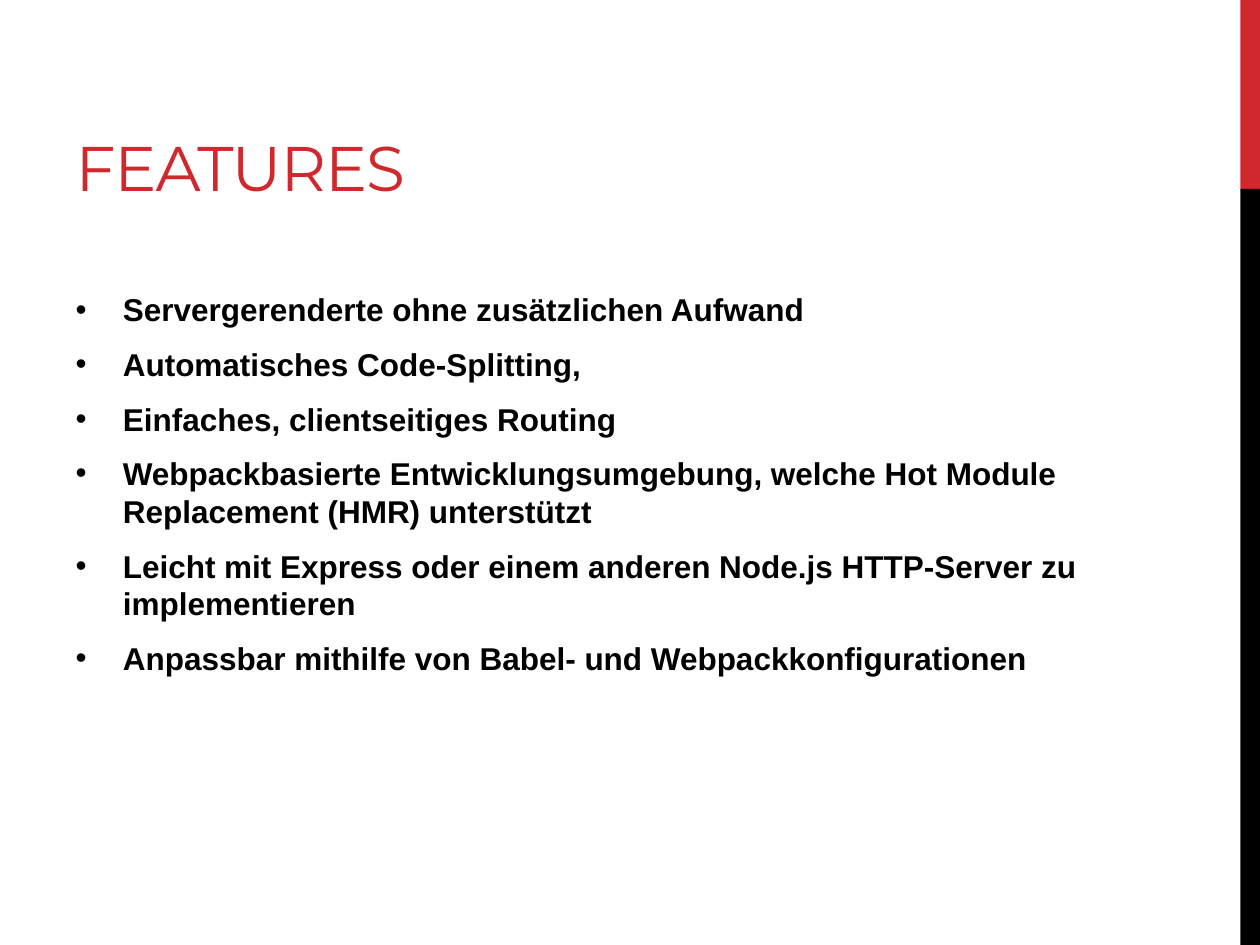
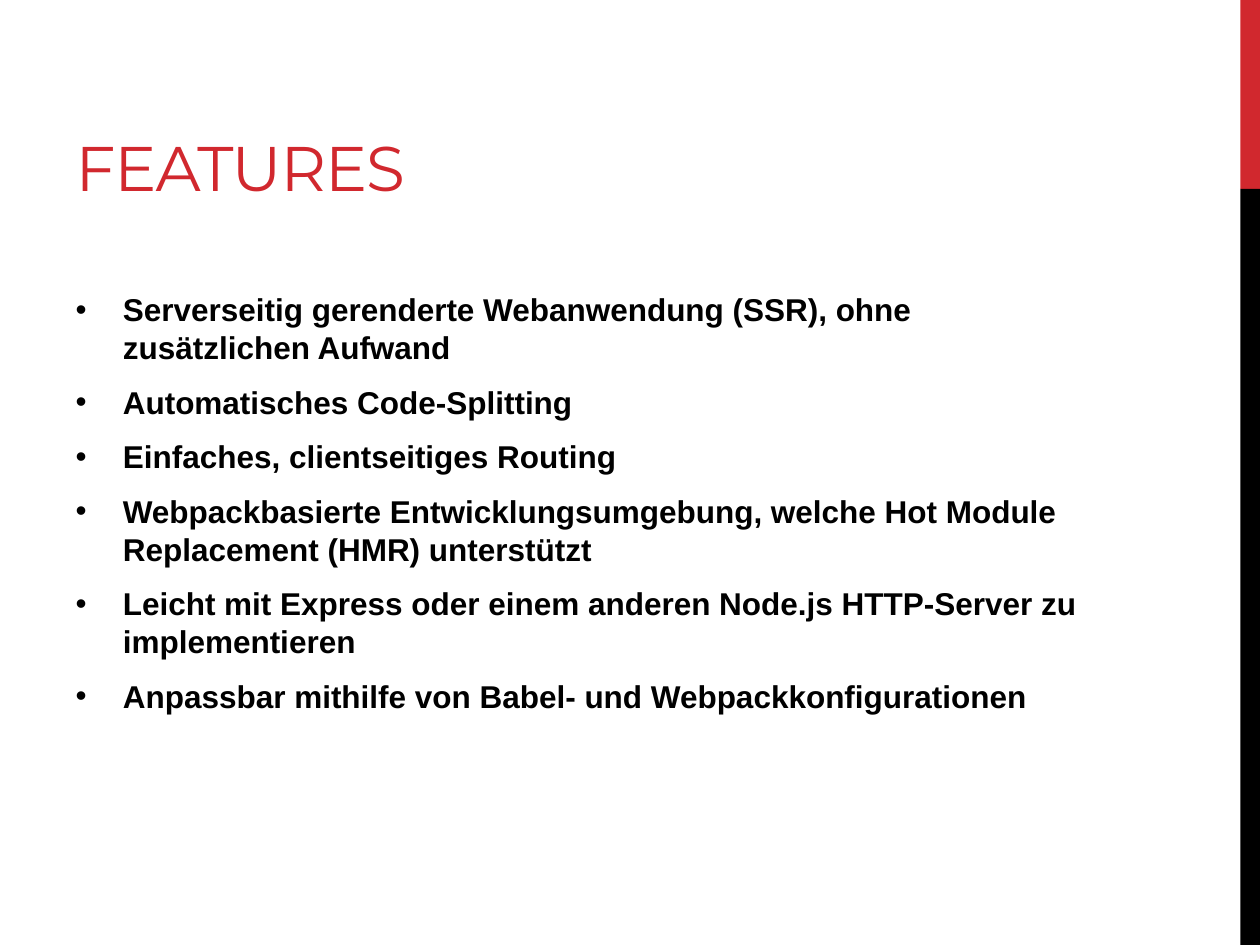
Before and after one commit to kr4cher/nextjs-ePortfolio, a slide deck: slide 7 of slides/ePortfolio-Next.js.pptx (slide 4 before the commit). Drawn at 1260x945 pixels with LibreOffice and Linux fonts; fonts in the diff are those of the drawing. Boxes give left, top, right and bottom in pixels: in the first picture for what was removed or moved away, otherwise in the second. Text is boxed around its words. In the diff, an @@ line names an element or a change of style, - is before the commit and + after.

Commit message:
finished presentation slides

```diff
--- a/slides/ePortfolio-Next.js.pptx
+++ b/slides/ePortfolio-Next.js.pptx
@@ text at (123,298,911,420): text changed @@
-• Servergerenderte ohne zusätzlichen Aufwand
-• Automatisches Code-Splitting,
+• Serverseitig gerenderte Webanwendung (SSR), ohne zusätzlichen Aufwand
+• Automatisches Code-Splitting
```
Also in this commit, not shown: 2 other slides changed, 5 slides added, 1 other file.
